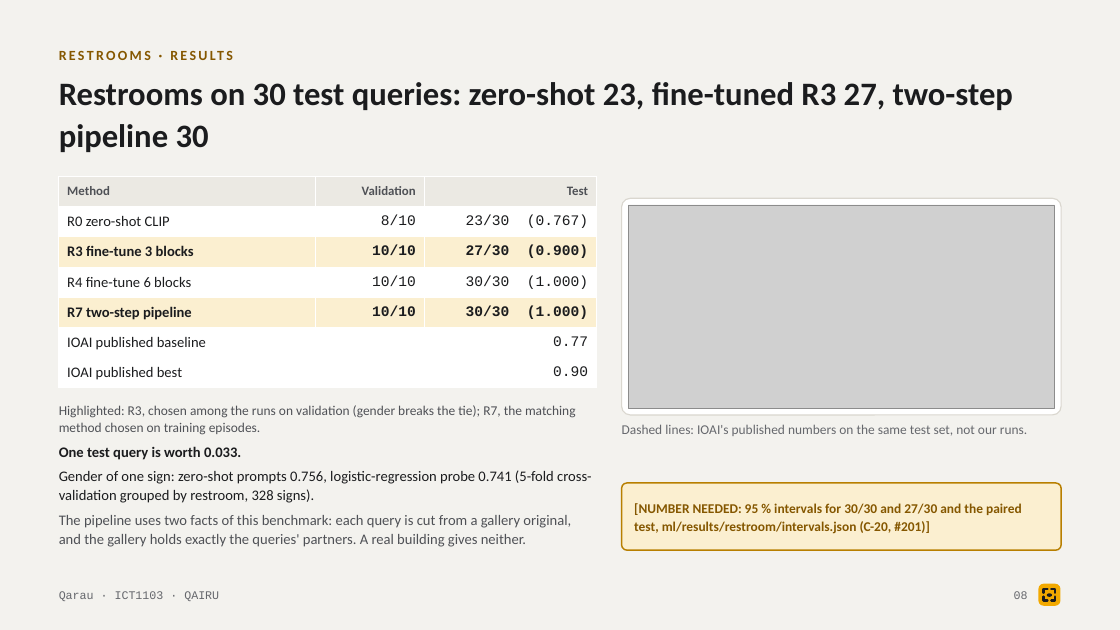
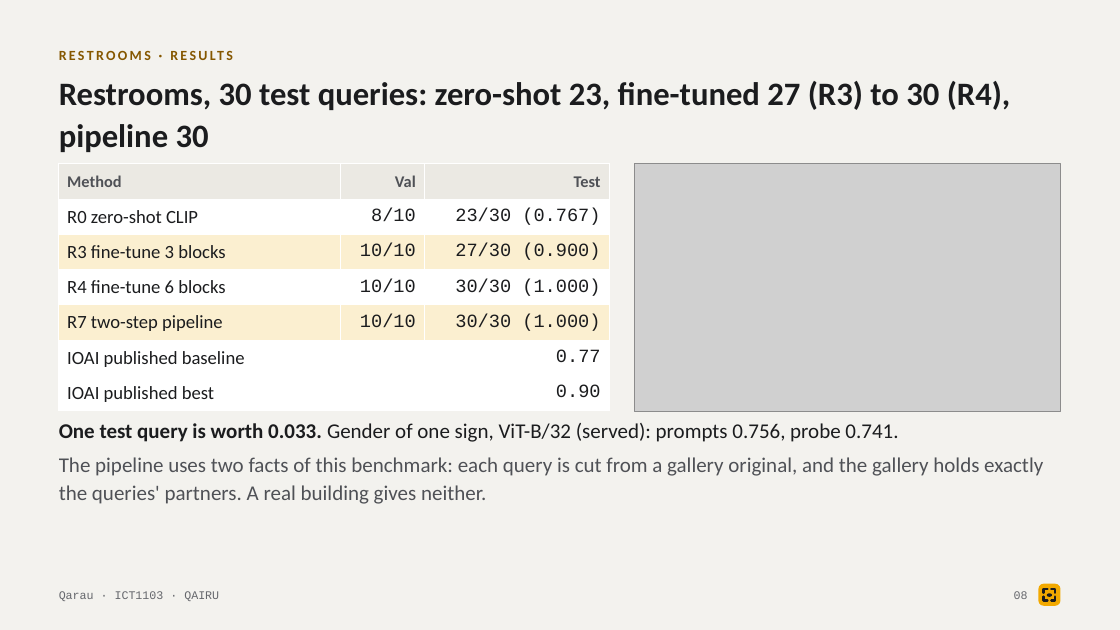
Before and after one commit to tairqaldy/jolscan-ict-final-1st-trimester, a slide deck: slide 8 of docs/deck/qarau-defense-deck.pptx. Drawn at 1120x630 pixels with LibreOffice and Linux fonts; fonts in the diff are those of the drawing; grey boxes stand for pictures. Boxes give left, top, right and bottom in pixels: in the first picture for what was removed or moved away, otherwise in the second. Text is boxed around its words. In the diff, an @@ line names an element or a change of style, - is before the commit and + after.

```diff
--- a/docs/deck/qarau-defense-deck.pptx
+++ b/docs/deck/qarau-defense-deck.pptx
@@ text at <box>59,81,1011,152</box>: text changed @@
-Restrooms on 30 test queries: zero-shot 23, fine-tuned R3 27, two-step pipeline 30
+Restrooms, 30 test queries: zero-shot 23, fine-tuned 27 (R3) to 30 (R4), pipeline 30
@@ table at <box>59,164,609,411</box> @@
-row 1, column 2: Validation
+row 1, column 2: Val
@@ size 11 to 14 pt in "Method", "Test" @@
@@ size 12.5 to 16 pt @@
@@ bold off in "R3 fine-tune 3 blocks", "10/10", "27/30 (0.900)", "R7 two-step pipeline" and 2 more places @@
@@ table: place and size @@
-table at <box>59,176,597,388</box>
+table at <box>59,164,609,411</box>
@@ picture: place and size @@
-picture at <box>628,205,1054,408</box>
+picture at <box>634,164,1061,412</box>
@@ rounded rectangle removed at <box>622,198,1061,415</box> @@
@@ text "One test query is worth ...": place and size @@
-text "One test query is worth ..." at <box>59,405,592,547</box>
+text "One test query is worth ..." at <box>59,423,1043,504</box>
@@ text at <box>59,423,898,442</box>: text changed; size 12.5 to 18 pt @@
-Highlighted: R3, chosen among the runs on validation (gender breaks the tie); R7, the matching method chosen on training episodes.
-One test query is worth 0.033.
-Gender of one sign: zero-shot prompts 0.756, logistic-regression probe 0.741 (5-fold cross-validation grouped by restroom, 328 signs).
+One test query is worth 0.033. Gender of one sign, ViT-B/32 (served): prompts 0.756, probe 0.741.
@@ text removed at <box>622,424,1027,436</box> @@
-Dashed lines: IOAI's published numbers on the same test set, not our runs.
@@ text at <box>59,457,1043,504</box>: size 12.5 to 18 pt in "The pipeline uses two facts of this ..."; more space between paragraphs @@
@@ rounded rectangle removed at <box>622,483,1061,550</box> @@
@@ text removed at <box>634,503,1022,534</box> @@
-[NUMBER NEEDED: 95 % intervals for 30/30 and 27/30 and the paired test, ml/results/restroom/intervals.json (C-20, #201)]
```
Also in this commit, not shown: 16 other slides changed, 5 other files.
